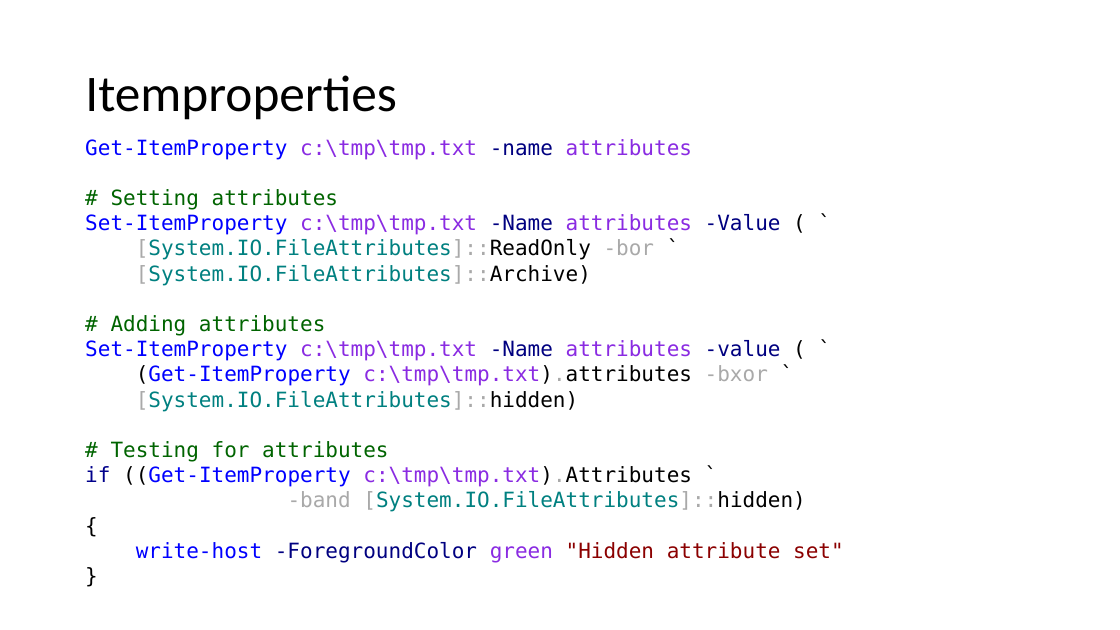
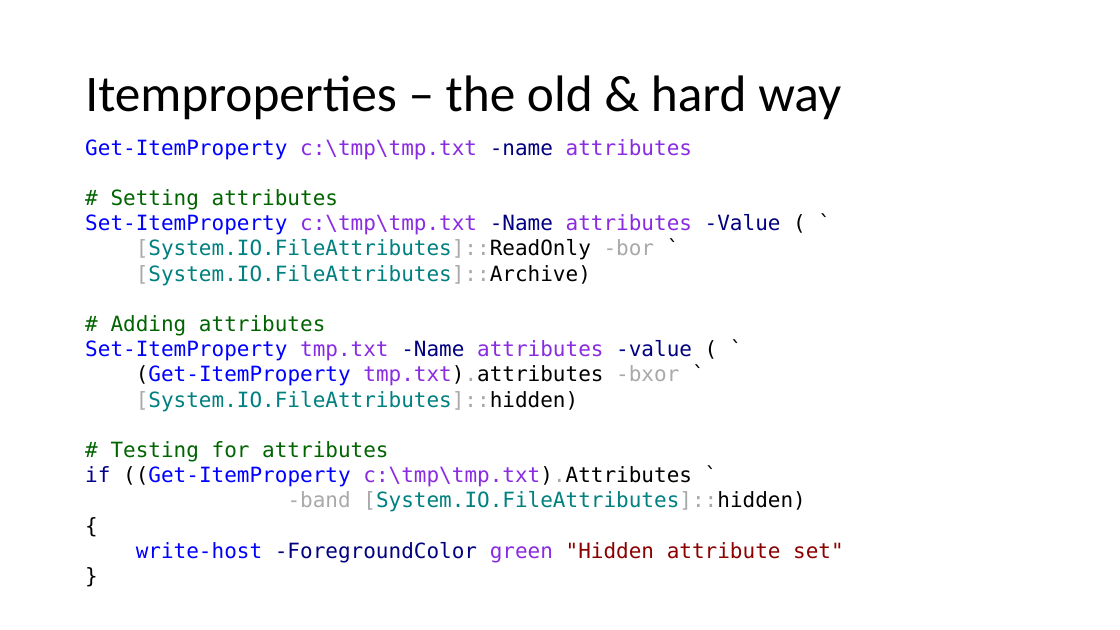
Before and after one commit to mjochen/PS-Technologies, a slide deck: slide 14 of The_navigation_model/The navigation model.pptx. Drawn at 1120x630 pixels with LibreOffice and Linux fonts; fonts in the diff are those of the drawing. Boxes give left, top, right and bottom in pixels: in the first picture for what was removed or moved away, otherwise in the second. Text is boxed around its words. In the diff, an @@ line names an element or a change of style, - is before the commit and + after.

Commit message:
Edited itemproperties section

```diff
--- a/The_navigation_model/The navigation model.pptx
+++ b/The_navigation_model/The navigation model.pptx
@@ title at bbox=[85, 75, 841, 120]: text changed @@
-Itemproperties
+Itemproperties – the old & hard way
@@ text at bbox=[85, 340, 692, 386]: text changed; text colour #8A2BE2 to #0000FF @@
-Set-ItemProperty c:\tmp\tmp.txt -Name attributes -value ( `
-(Get-ItemProperty c:\tmp\tmp.txt).attributes -bxor `
+Set-ItemProperty tmp.txt -Name attributes -value ( `
+(Get-ItemProperty tmp.txt).attributes -bxor `
```
Also in this commit, not shown: 1 other slide changed, 1 slide added.
